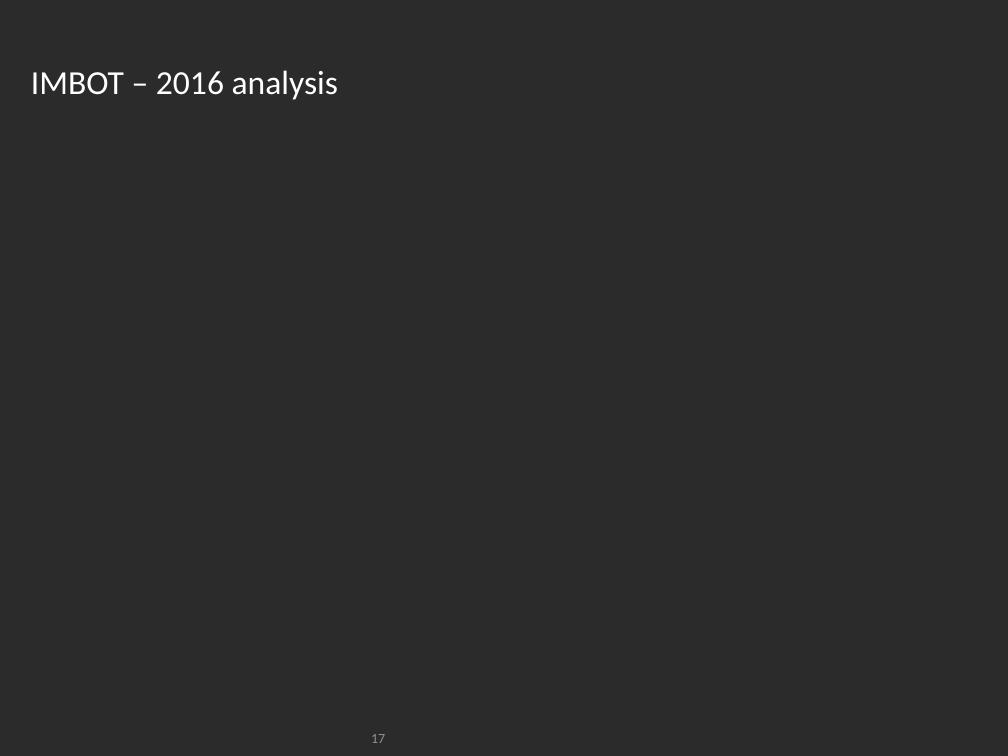
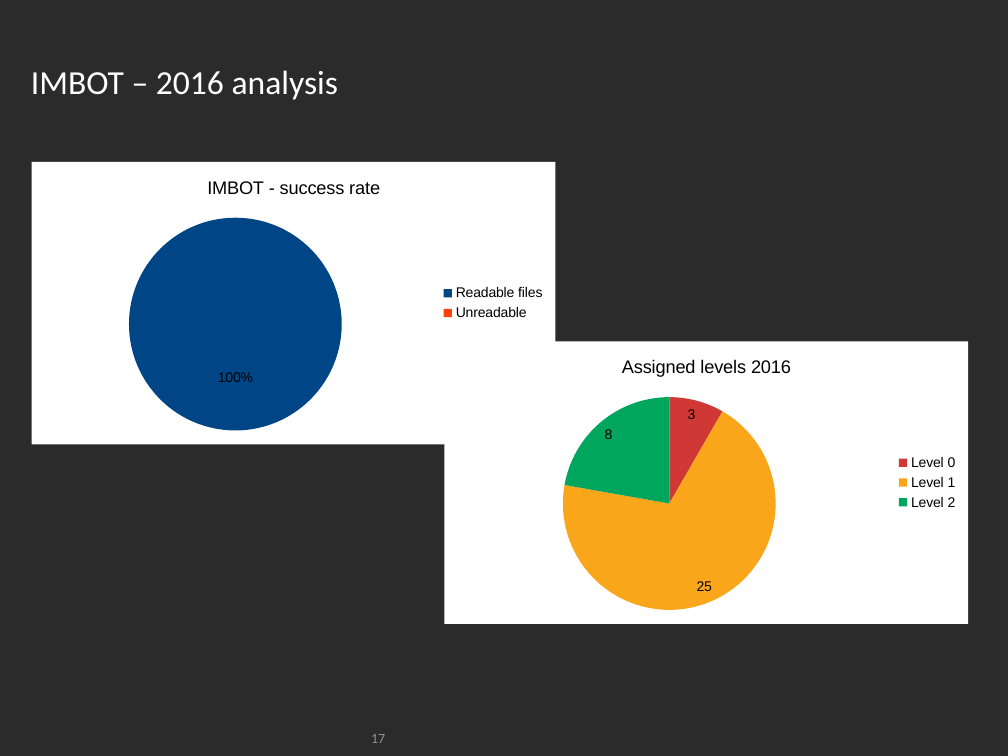
Before and after one commit to INTERMAGNET/IMBOT, a slide deck: slide 17 of documentation/imbot.pptx. Drawn at 1008x756 pixels with LibreOffice and Linux fonts; fonts in the diff are those of the drawing; background and template pictures are left out; a plain dark background stands for a picture behind light text. Boxes give left, top, right and bottom in pixels: in the first picture for what was removed or moved away, otherwise in the second. Text is boxed around its words. In the diff, an @@ line names an element or a change of style, - is before the commit and + after.

```diff
--- a/documentation/imbot.pptx
+++ b/documentation/imbot.pptx
@@ pie chart added at bbox=[31, 162, 555, 445] @@
+title "IMBOT - success rate"
+categories: Readable files, Unreadable
+Series 1: 100, 0
@@ pie chart added at bbox=[445, 342, 969, 624] @@
+title "Assigned levels 2016"
+categories: Level 0, Level 1, Level 2
+Series 1: 3, 25, 8
```
Also in this commit, not shown: 8 other slides changed, 4 slides added, 1 slide removed, 1 other file.
